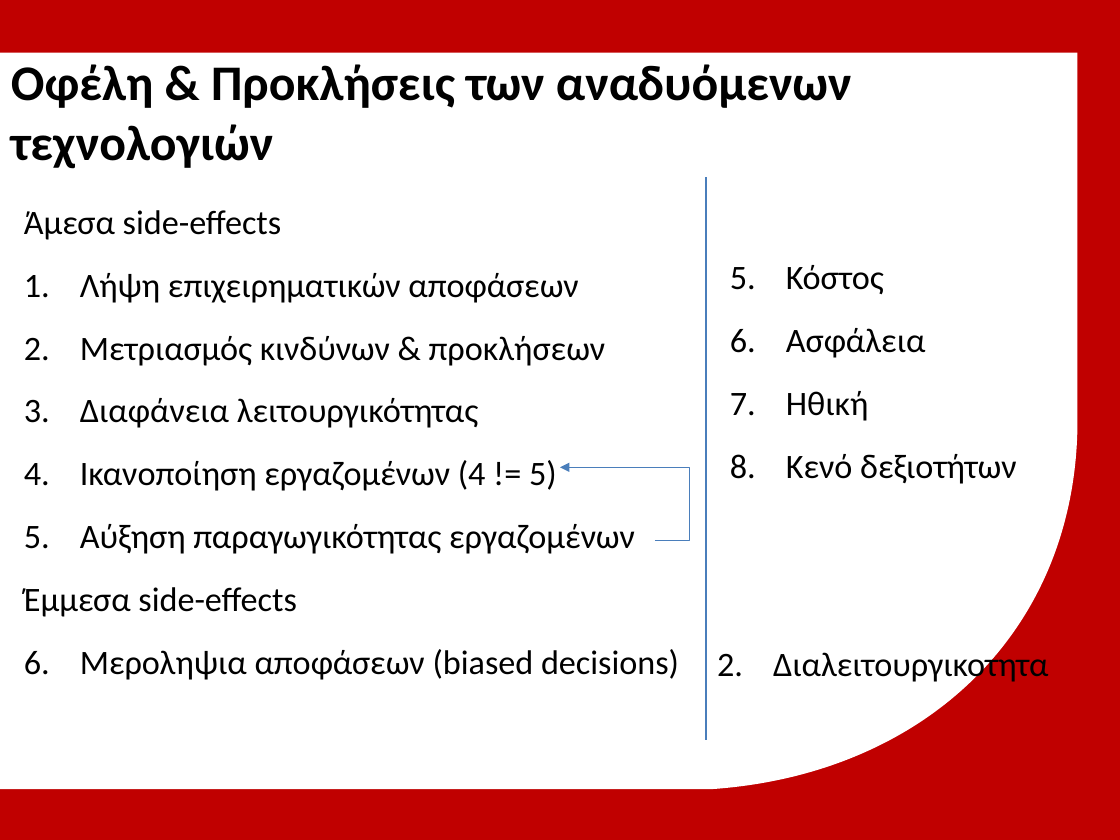
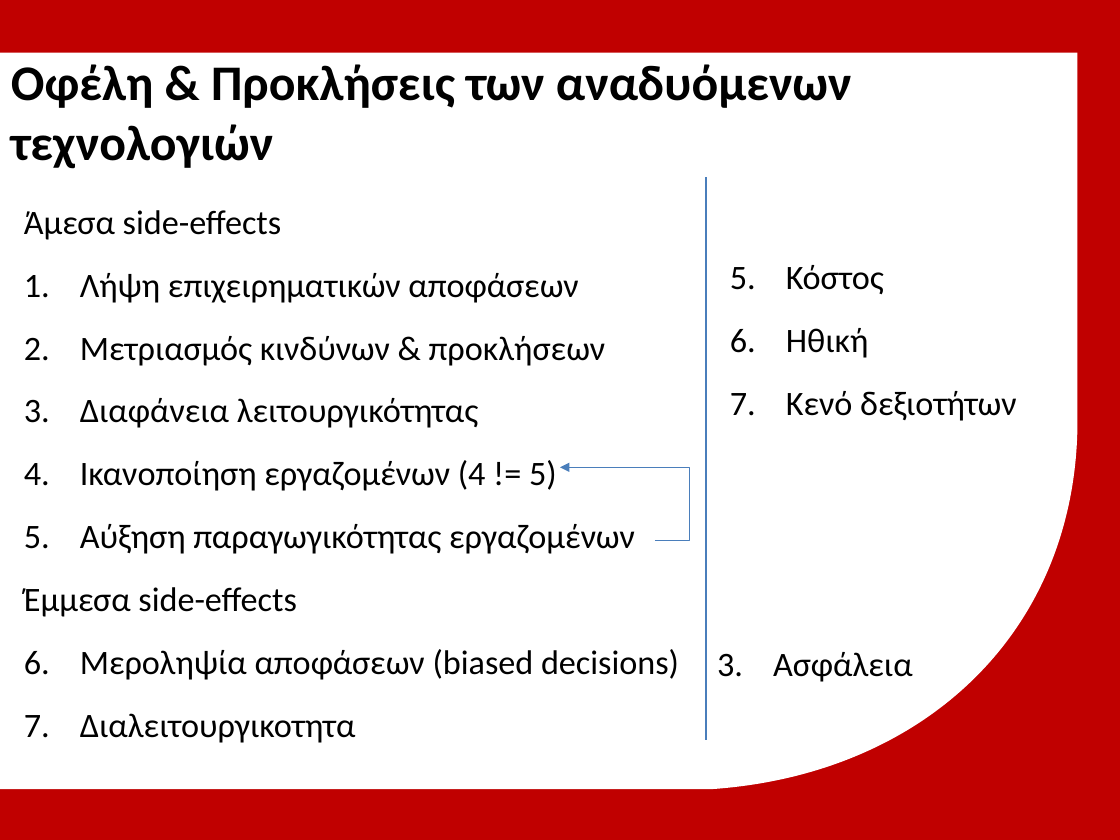
Before and after one commit to michailmarkou1995/MBA, a slide deck: slide 8 of Spiritual Wellbeing IV Professional Development and Applied Research/Μητροπολιτικό Κολλέγιο_ΣΕΚΦ[Μιχαηλ Μαρκου] IT in Global Business.pptx. Drawn at 1120x840 pixels with LibreOffice and Linux fonts; fonts in the diff are those of the drawing; background and template pictures are left out. Boxes give left, top, right and bottom in pixels: in the first picture for what was removed or moved away, otherwise in the second. Text is boxed around its words. In the diff, an @@ line names an element or a change of style, - is before the commit and + after.

```diff
--- a/Spiritual Wellbeing IV Professional Development and Applied Research/Μητροπολιτικό Κολλέγιο_ΣΕΚΦ[Μιχαηλ Μαρκου] IT in Global Business.pptx
+++ b/Spiritual Wellbeing IV Professional Development and Applied Research/Μητροπολιτικό Κολλέγιο_ΣΕΚΦ[Μιχαηλ Μαρκου] IT in Global Business.pptx
@@ text at <box>786,328,926,358</box>: paragraph removed @@
-6. Ασφάλεια
@@ text at <box>80,649,679,743</box>: text changed @@
-1. Μεροληψια αποφάσεων (biased decisions)
+1. Μεροληψία αποφάσεων (biased decisions)
+2. Διαλειτουργικοτητα
@@ text at <box>773,652,913,682</box>: text changed @@
-2. Διαλειτουργικοτητα
+3. Ασφάλεια
```
Also in this commit, not shown: 1 other slide changed, 1 slide added, 1 slide removed.
